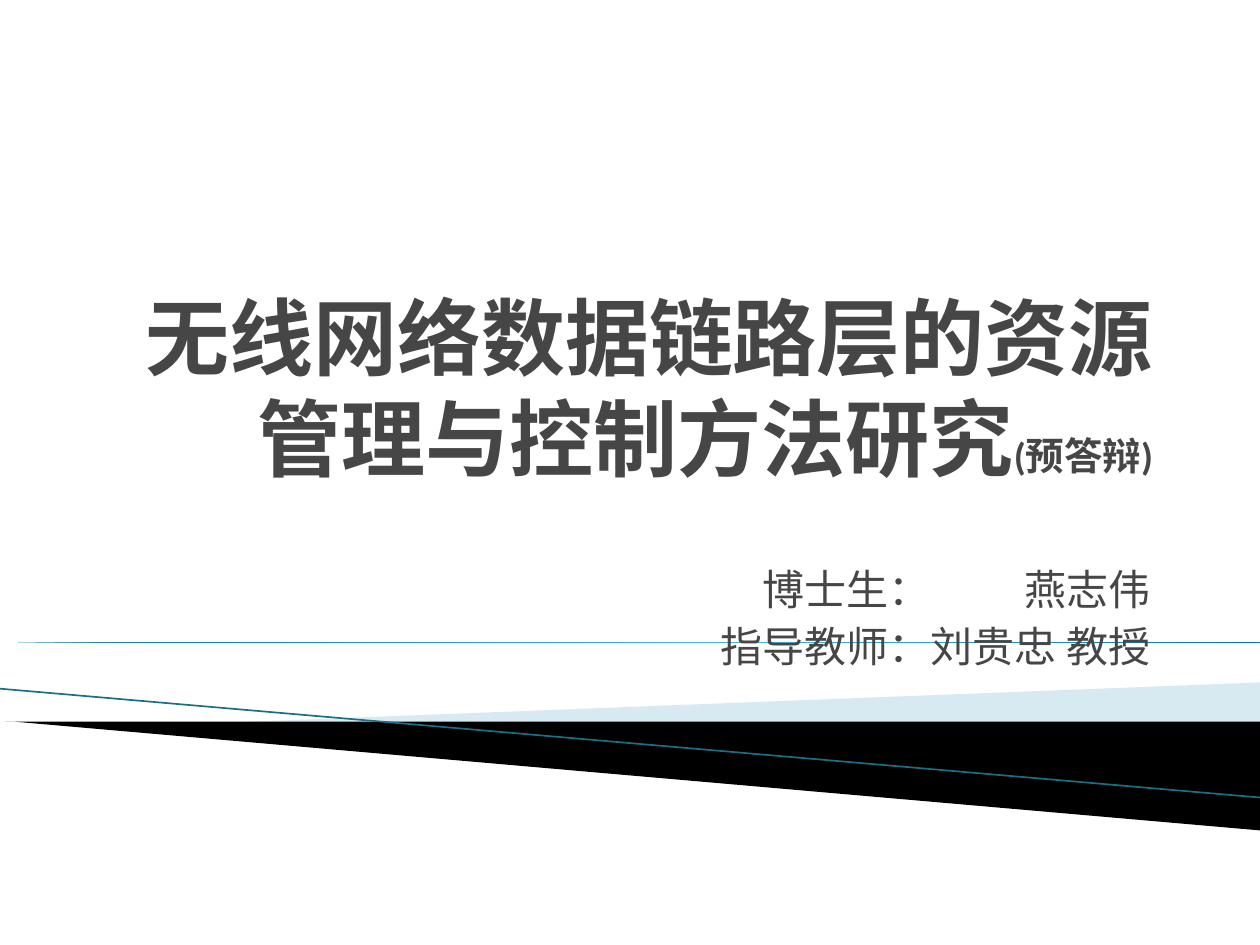
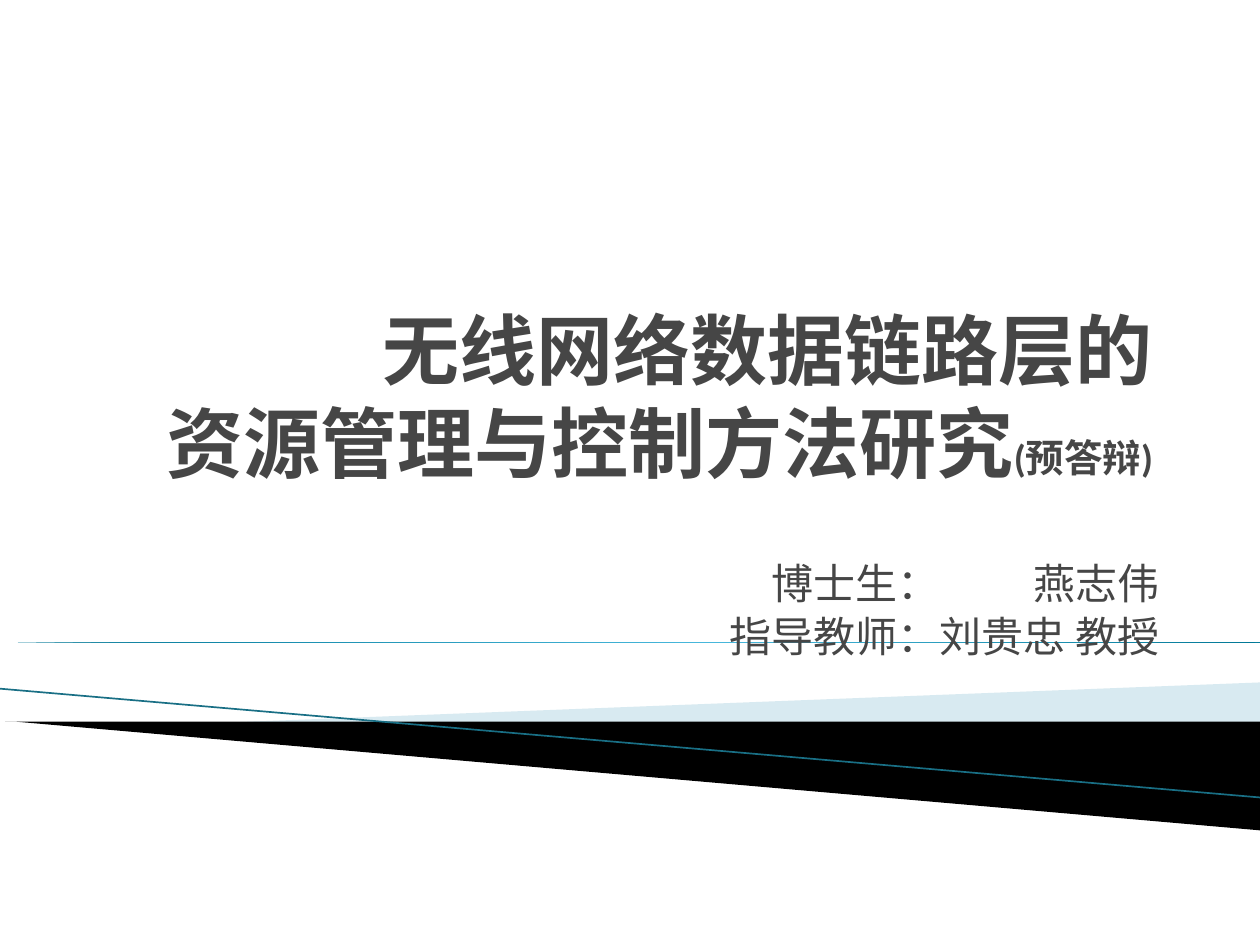
Before and after one commit to ZhiweiYAN/yzw_thesis, a slide deck: slide 1 of defense_phd.pptx. Drawn at 1260x945 pixels with LibreOffice and Linux fonts; fonts in the diff are those of the drawing; background and template pictures are left out. Boxes give left, top, right and bottom in pixels: in the first picture for what was removed or moved away, otherwise in the second. Text is boxed around its words. In the diff, an @@ line names an element or a change of style, - is before the commit and + after.

```diff
--- a/defense_phd.pptx
+++ b/defense_phd.pptx
@@ title at [166, 313, 1153, 479]: text changed; size 48 to 44 pt @@
-无线网络数据链路层的资源管理与控制方法研究(预答辩)
+无线网络数据链路层的
+资源管理与控制方法研究(预答辩)
@@ subtitle "博士生： 燕志伟" at [730, 563, 1159, 656]: size 24.1 to 24 pt; line spacing 1 to 0.9 @@
```
Also in this commit, not shown: 14 other slides changed, 2 other files.
